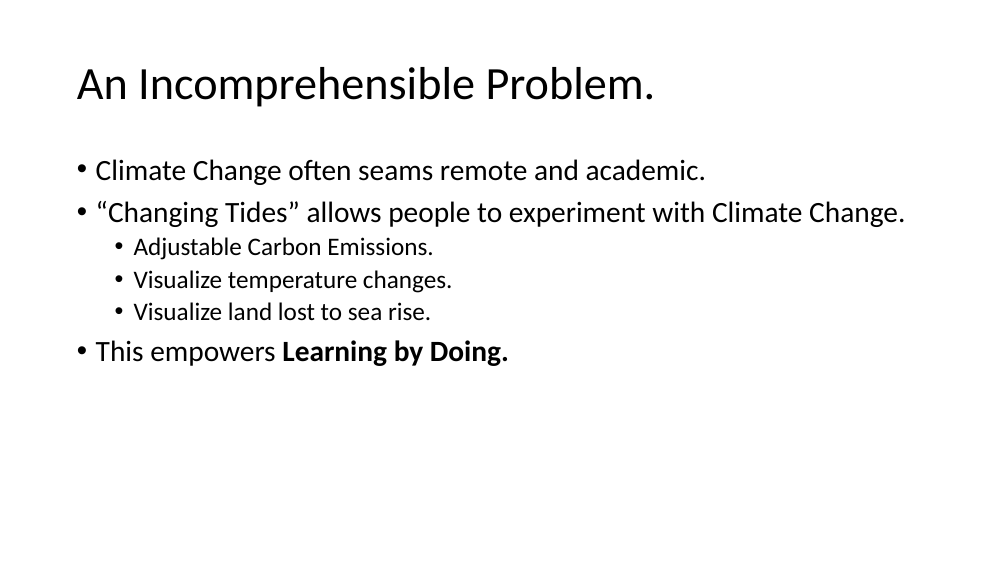
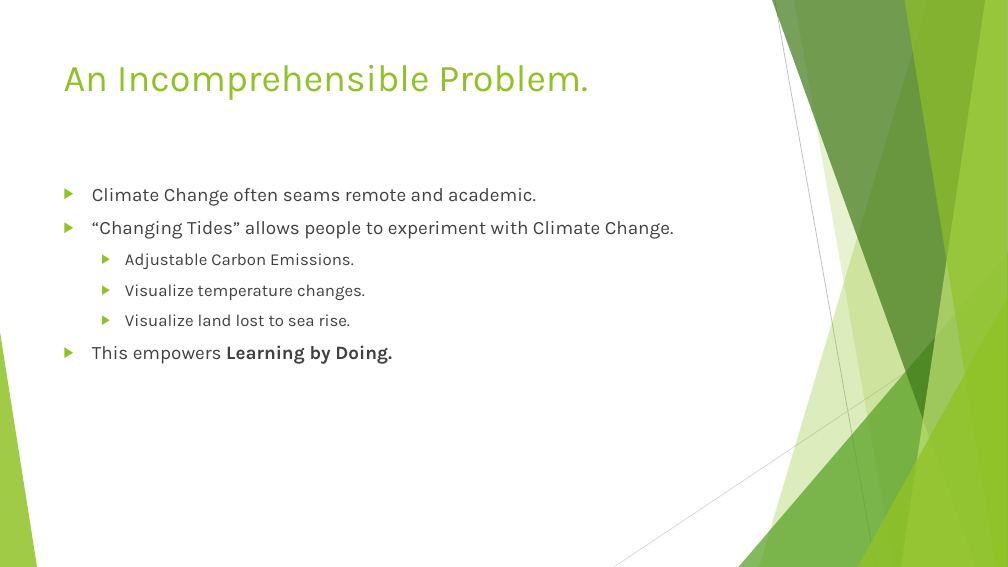
Before and after one commit to 24hOrBust/RisingTide, a slide deck: slide 2 of Changing Tides.pptx. Drawn at 1008x567 pixels with LibreOffice and Linux fonts; fonts in the diff are those of the drawing. Boxes give left, top, right and bottom in pixels: in the first picture for what was removed or moved away, otherwise in the second. Text is boxed around its words. In the diff, an @@ line names an element or a change of style, - is before the commit and + after.

```diff
--- a/Changing Tides.pptx
+++ b/Changing Tides.pptx
@@ title "An Incomprehensible Problem.": place and size @@
-title "An Incomprehensible Problem." at (77,67,656,107)
+title "An Incomprehensible Problem." at (64,65,588,100)
@@ title "An Incomprehensible Problem." at (64,65,588,100): size 44 to 36 pt, font Calibri to Karla, text colour #000000 to #90C226; line spacing 0.9 to 1; vertical alignment middle to top @@
@@ text "Climate Change often seams remote ...": place and size @@
-text "Climate Change often seams remote ..." at (96,159,905,366)
+text "Climate Change often seams remote ..." at (92,188,674,364)
@@ text "Climate Change often seams remote ..." at (92,188,674,364): size 28 to 18 pt in "Climate Change often seams remote and academic.", "“Changing Tides” allows people to experiment with ...", "This empowers Learning by Doing."; font Calibri to Karla, text colour #000000 to #404040; size 24 to 16 pt in "Adjustable Carbon Emissions.", "Visualize temperature changes.", "Visualize land lost to sea rise."; bullet • to ▶; line spacing 0.9 to 1; more space between paragraphs @@
@@ group added at (0,0,1008,567): 5 freeform shapes, 3 triangles, 2 lines @@
```
Also in this commit, not shown: 2 other slides changed, 5 slides added, 3 other files.
